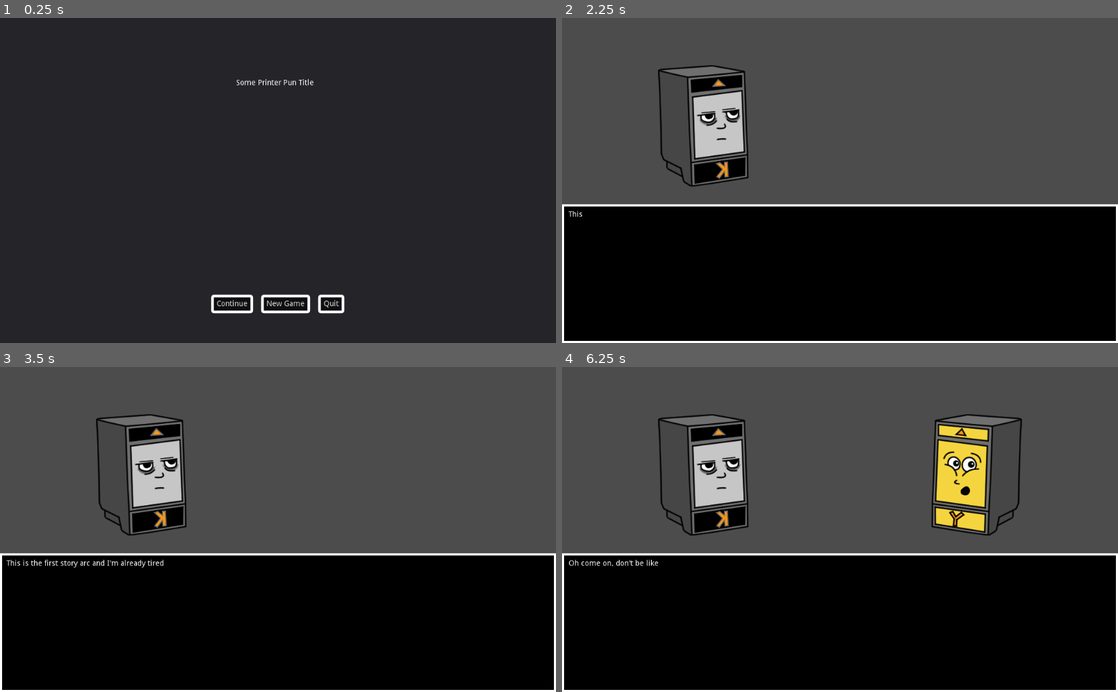
Above: before the commit, frames 1-4 (two rows, left to right).
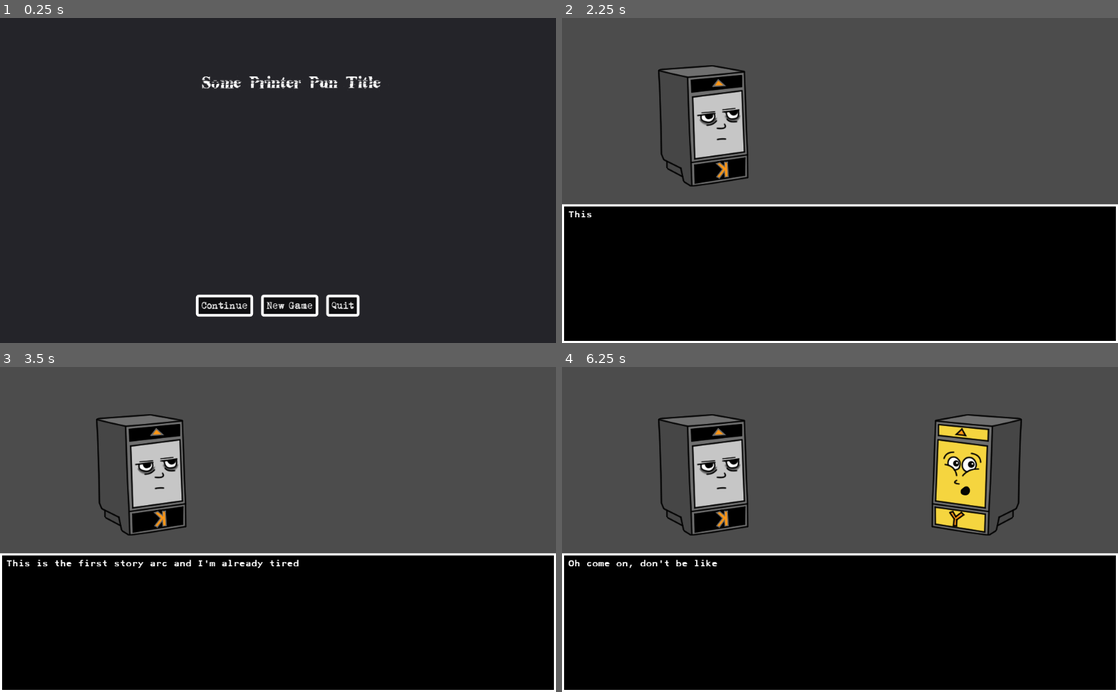
Above: after the commit, the same moments.

Repository: remmarcoux/prism
Game: Godot game, scene res://Menu/MainMenu.tscn
Two runs of this game, one before a commit and one after it. Both use one fixed random seed, a clock stepped at 60 frames per second and the inputs below.
Inputs (mouse positions are in pixels of both pictures, inside the frame that each line leads up to):
- Up to frame 1 (0.25 s): no input
- Up to frame 2 (2.25 s): click "New Game" at 0.5 s; click "New Game" at 1.25 s; click "Continue" at 2 s
- Up to frame 3 (3.5 s): tap Enter (ui_accept) at 2.75, 3.02 s; move the mouse to (400, 513) at 2.77 s; hold Right (ui_right) from 2.78 s (still down); click (400, 513) at 2.92 s
- Up to frame 4 (6.25 s): tap Enter (ui_accept) at 3.5, 3.77, 4.25, 5, 5.27, 6.02 s; move the mouse to (728, 545) at 3.52 s; release Right (ui_right) at 3.53 s; hold Down (ui_down) 3.53-4.28 s; move the mouse to (895, 458) at 4.27 s; hold Right (ui_right) 4.28-5.03 s; move the mouse to (812, 594) at 5.02 s; hold Up (ui_up) 5.03-5.78 s; click (812, 594) at 5.17 s; move the mouse to (1006, 578) at 5.77 s; hold Left (ui_left) from 5.78 s (still down)

The runs differ from the first frame. In frame 1, 1.9% of the frame differs, in the area x 35-69%, y 17-93%; in frame 2, less than 0.1%; in frame 3, 0.5%; in frame 4, 0.3%.

Commit message:
Plus des fonts un peu partout

Diff:
--- a/Dialog/MessageBox.tscn
+++ b/Dialog/MessageBox.tscn
@@ -1,7 +1,8 @@
-[gd_scene load_steps=4 format=2]
+[gd_scene load_steps=5 format=2]
 
 [ext_resource path="res://Dialog/MessageBox.gd" type="Script" id=1]
 [ext_resource path="res://Dialog/box.png" type="Texture" id=2]
+[ext_resource path="res://Fonts/BankPrinter.tres" type="DynamicFont" id=3]
 
 [sub_resource type="Animation" id=1]
 resource_name = "write"
@@ -40,6 +41,7 @@
 margin_top = 12.0
 margin_right = -12.0
 margin_bottom = -12.0
+custom_fonts/normal_font = ExtResource( 3 )
 bbcode_enabled = true
 scroll_following = true
 __meta__ = {
--- /dev/null
+++ b/Fonts/BankPrinter.tres
@@ -0,0 +1,7 @@
+[gd_resource type="DynamicFont" load_steps=2 format=2]
+
+[sub_resource type="DynamicFontData" id=1]
+font_path = "res://Fonts/F25_Bank_Printer.ttf"
+
+[resource]
+font_data = SubResource( 1 )
--- a/Fonts/CheapInkTitle.tres
+++ b/Fonts/CheapInkTitle.tres
@@ -3,5 +3,5 @@
 [ext_resource path="res://Fonts/CheapInk.ttf" type="DynamicFontData" id=1]
 
 [resource]
-size = 36
+size = 30
 font_data = ExtResource( 1 )
--- a/Fonts/MomTypewriter36.tres
+++ b/Fonts/MomTypewriter36.tres
@@ -3,5 +3,4 @@
 [ext_resource path="res://Fonts/Mom«t___.ttf" type="DynamicFontData" id=1]
 
 [resource]
-size = 36
 font_data = ExtResource( 1 )
--- a/Menu/MainMenu.tscn
+++ b/Menu/MainMenu.tscn
@@ -1,8 +1,10 @@
-[gd_scene load_steps=4 format=2]
+[gd_scene load_steps=6 format=2]
 
 [ext_resource path="res://Menu/MainMenu.gd" type="Script" id=1]
 [ext_resource path="res://Menu/ButtonTheme.tres" type="Theme" id=2]
 [ext_resource path="res://StorySystem/StoryScene.tscn" type="PackedScene" id=3]
+[ext_resource path="res://Fonts/CheapInkTitle.tres" type="DynamicFont" id=4]
+[ext_resource path="res://Fonts/MomTypewriter36.tres" type="DynamicFont" id=5]
 
 [node name="MainMenu" type="Control"]
 anchor_right = 1.0
@@ -45,6 +47,7 @@
 anchor_left = 0.33
 anchor_right = 0.66
 anchor_bottom = 0.25
+custom_fonts/font = ExtResource( 4 )
 text = "Some Printer Pun Title"
 align = 1
 valign = 1
@@ -61,29 +64,32 @@
 }
 
 [node name="Load" type="Button" parent="ContentSafeZone/Menu buttons"]
-margin_left = 210.0
+margin_left = 182.0
 margin_right = 277.0
-margin_bottom = 24.0
+margin_bottom = 30.0
 grow_vertical = 2
 mouse_default_cursor_shape = 2
 theme = ExtResource( 2 )
+custom_fonts/font = ExtResource( 5 )
 text = "Continue"
 
 [node name="New" type="Button" parent="ContentSafeZone/Menu buttons"]
 margin_left = 302.0
-margin_right = 382.0
-margin_bottom = 24.0
+margin_right = 397.0
+margin_bottom = 30.0
 mouse_default_cursor_shape = 2
 theme = ExtResource( 2 )
+custom_fonts/font = ExtResource( 5 )
 text = "New Game"
 
 [node name="Quit" type="Button" parent="ContentSafeZone/Menu buttons"]
-margin_left = 407.0
-margin_right = 445.0
-margin_bottom = 24.0
+margin_left = 422.0
+margin_right = 473.0
+margin_bottom = 30.0
 grow_vertical = 2
 mouse_default_cursor_shape = 2
 theme = ExtResource( 2 )
+custom_fonts/font = ExtResource( 5 )
 text = "Quit"
 [connection signal="confirmed" from="ContentSafeZone/DeleteSavePopup" to="." method="_on_DeleteSavePopup_confirmed"]
 [connection signal="popup_hide" from="ContentSafeZone/DeleteSavePopup" to="." method="_on_DeleteSavePopup_popup_hide"]
--- a/Microgames/Lockpicking/Safe_game.tscn
+++ b/Microgames/Lockpicking/Safe_game.tscn
@@ -1,10 +1,11 @@
-[gd_scene load_steps=8 format=2]
+[gd_scene load_steps=9 format=2]
 
 [ext_resource path="res://Microgames/Lockpicking/Safe.tscn" type="PackedScene" id=1]
 [ext_resource path="res://icon.png" type="Texture" id=2]
 [ext_resource path="res://Microgames/Lockpicking/Safe_game.gd" type="Script" id=3]
 [ext_resource path="res://Microgames/Lockpicking/flashlight.png" type="Texture" id=4]
 [ext_resource path="res://Fonts/CheapInkTitle.tres" type="DynamicFont" id=5]
+[ext_resource path="res://Fonts/BankPrinter.tres" type="DynamicFont" id=6]
 
 [sub_resource type="Curve2D" id=1]
 _data = {
@@ -51,10 +52,11 @@
 one_shot = true
 
 [node name="Label" type="Label" parent="."]
-margin_left = -75.2219
+margin_left = -108.222
 margin_top = -238.379
-margin_right = 32.7781
-margin_bottom = -224.379
+margin_right = 53.7781
+margin_bottom = -218.379
+custom_fonts/font = ExtResource( 6 )
 text = "Time remaining: "
 __meta__ = {
 "_edit_use_anchors_": false
